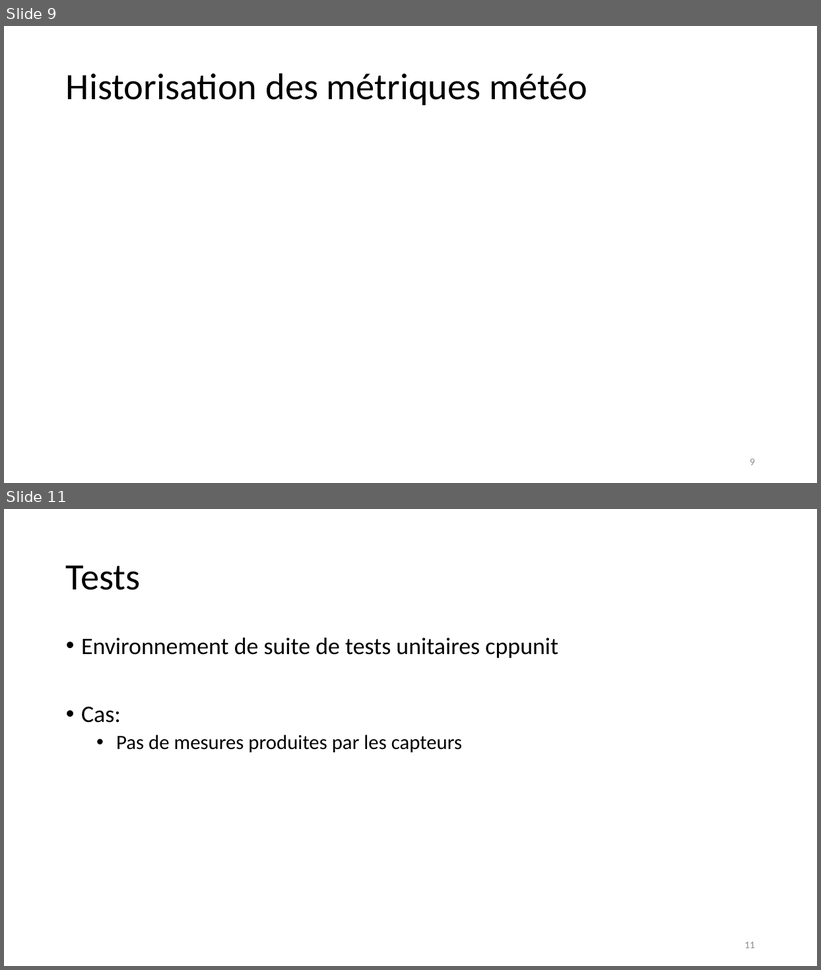
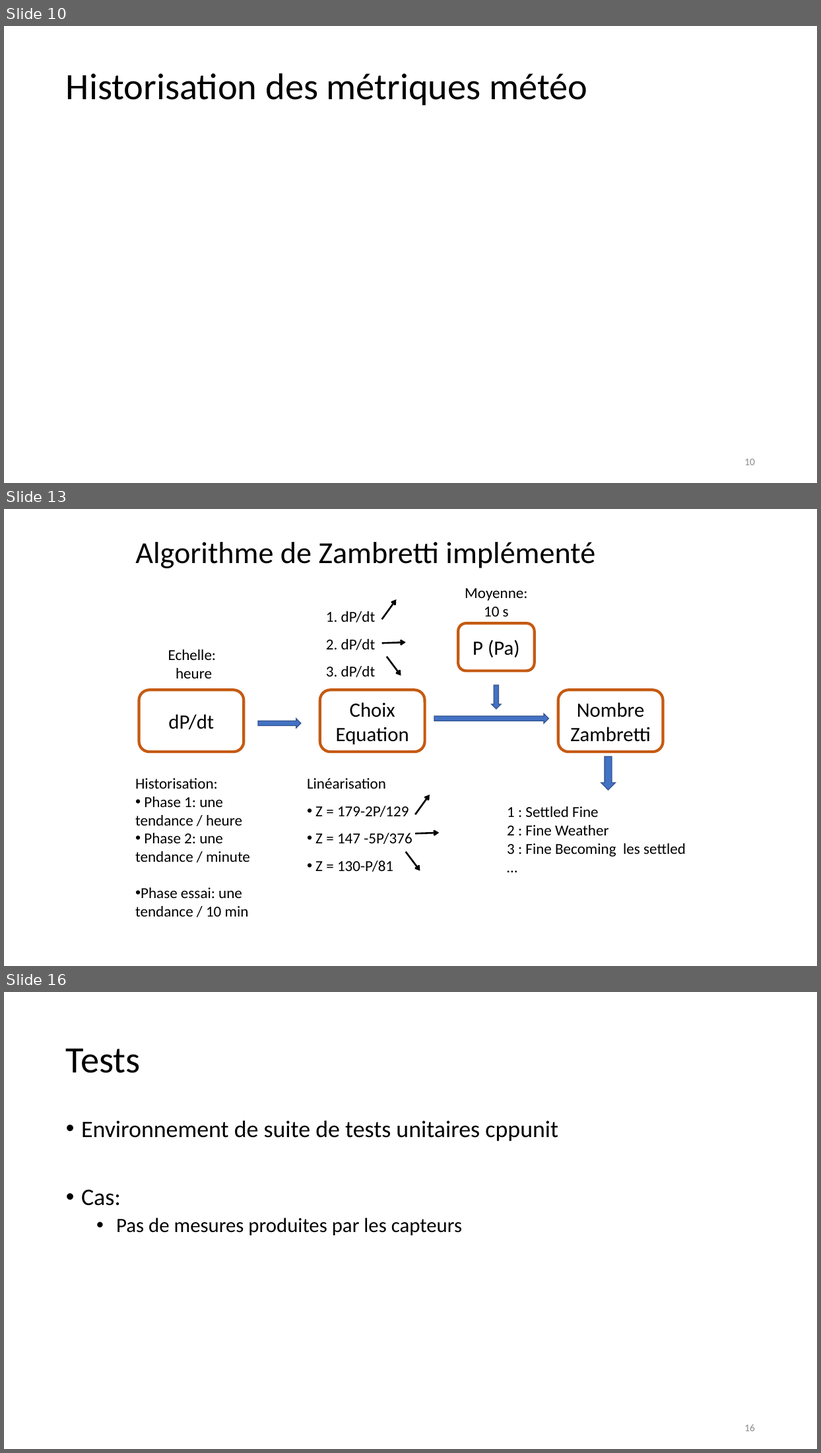
Before and after one commit to jeromelane/WeatherCheckingRpi, a slide deck: weathercheckingrpi/doc/Presentations/projet_meteo_JL_KG_16042019v1.pptx. Shown one above the other, each under a label of ours: slides 9 and 11 before the commit, slides 10, 13 and 16 after it; the slides between them are not shown. The pictures are 821x970 and 821x1453 pixels, drawn with LibreOffice and Linux fonts; fonts in the diff are those of the drawing. Boxes give left, top, right and bottom in pixels: in the first picture for what was removed or moved away, otherwise in the second. Text is boxed around its words. In the diff, an @@ line names an element or a change of style, - is before the commit and + after.

```diff
--- a/weathercheckingrpi/doc/Presentations/projet_meteo_JL_KG_16042019v1.pptx
+++ b/weathercheckingrpi/doc/Presentations/projet_meteo_JL_KG_16042019v1.pptx
@@ slide 13 added at (4,509,817,966), background #FFFFFF @@
@@ title added at (135,542,595,568), 36 pt, text #000000 @@
+Algorithme de Zambretti implémenté
@@ arrow added from (382, 619) to (396, 599), #000000 2 pt @@
@@ text added at (465,588,527,617), 18 pt, text #000000 @@
+Moyenne:
+10 s
@@ text added at (326,611,376,677), 18 pt, text #000000 @@
+1. dP/dt
+2. dP/dt
+3. dP/dt
@@ rounded rectangle added at (459,623,535,671), outline #C55A11 3.25 pt, 24 pt, text #000000 @@
+P (Pa)
@@ arrow added from (382, 643) to (406, 642), #000000 2 pt @@
@@ text added at (168,650,217,679), 18 pt, text #000000 @@
+Echelle:
+heure
@@ arrow added from (387, 657) to (401, 675), #000000 2 pt @@
@@ right arrow added at (492,686,502,710), fill #4472C4, outline #325491 1 pt @@
@@ rounded rectangle added at (139,690,244,753), outline #C55A11 3.25 pt, 24 pt, text #000000 @@
+dP/dt
@@ rounded rectangle added at (320,690,425,753), outline #C55A11 3.25 pt, 24 pt, text #000000 @@
+Choix
+Equation
@@ rounded rectangle added at (558,690,663,753), outline #C55A11 3.25 pt, 24 pt, text #000000 @@
+Nombre
+Zambretti
@@ right arrow added at (258,719,301,729), fill #4472C4, outline #325491 1 pt @@
@@ right arrow added at (435,714,549,723), fill #4472C4, outline #325491 1 pt @@
@@ down arrow added at (601,757,615,790), fill #4472C4, outline #325491 1 pt @@
@@ text added at (135,778,250,917), 18 pt, text #000000 @@
+Historisation:
+• Phase 1: une tendance / heure
+• Phase 2: une tendance / minute
+• Phase essai: une tendance / 10 min
@@ text added at (307,778,412,872), 18 pt, text #000000 @@
+Linéarisation
+• Z = 179-2P/129
+• Z = 147 -5P/376
+• Z = 130-P/81
@@ arrow added from (415, 815) to (430, 795), #000000 2 pt @@
@@ text added at (507,807,686,857), 18 pt, text #000000 @@
+1 : Settled Fine
+2 : Fine Weather
+3 : Fine Becoming les settled
+…
@@ arrow added from (415, 834) to (440, 833), #000000 2 pt @@
@@ arrow added from (406, 852) to (420, 871), #000000 2 pt @@
@@ what was slide 9 is now slide 10 @@
@@ page number at (745,459,755,466): text changed @@
-9
+10
@@ what was slide 11 is now slide 16 @@
@@ page number at (745,1424,755,1432): text changed @@
-11
+16
```
Also in this commit, not shown: 3 slides changed, 5 other slides added, 1 slide removed, 20 other files.
